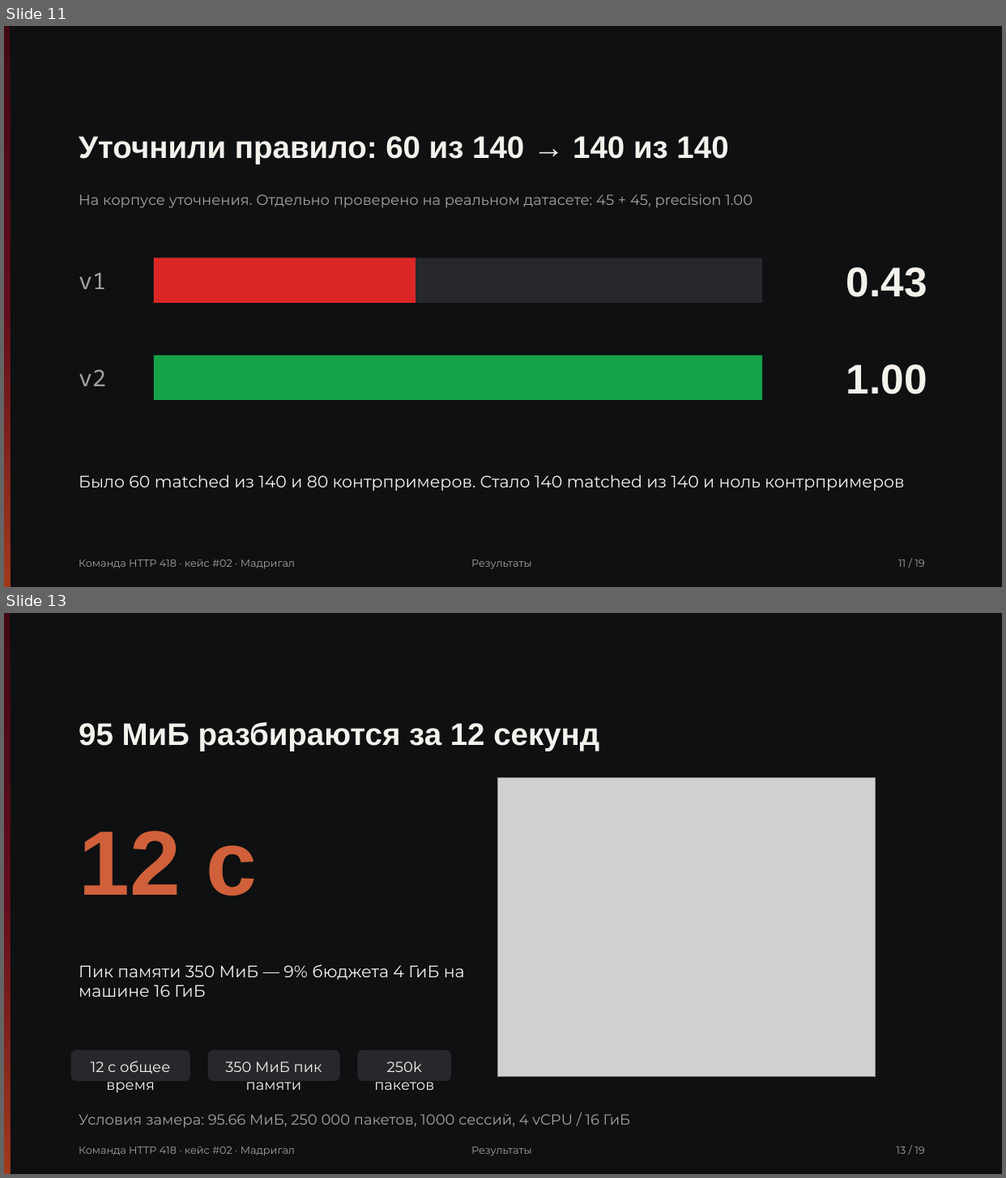
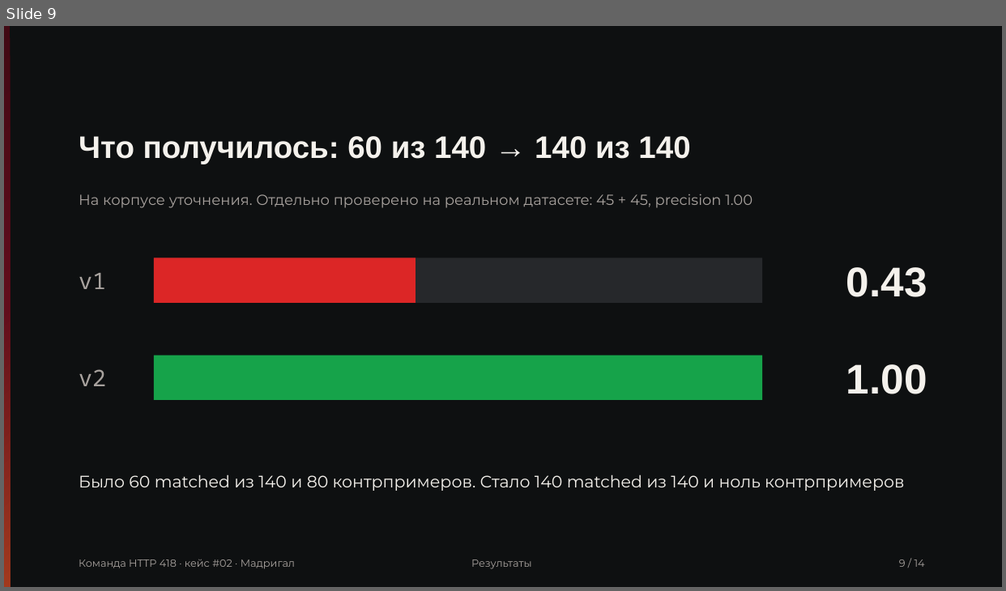
Before and after one commit to Pavel1778/madrigal-protocol-lab, a slide deck: presentation/slides.pptx. Shown one above the other, each under a label of ours: slides 11 and 13 before the commit, slide 9 after it; the slides between them are not shown. The pictures are 1006x1178 and 1006x591 pixels, drawn with LibreOffice and Linux fonts; fonts in the diff are those of the drawing; grey boxes stand for pictures. Boxes give left, top, right and bottom in pixels: in the first picture for what was removed or moved away, otherwise in the second. Text is boxed around its words. In the diff, an @@ line names an element or a change of style, - is before the commit and + after.

```diff
--- a/presentation/slides.pptx
+++ b/presentation/slides.pptx
@@ slide 13 removed at [4,613,1002,1174], background #FFFFFF @@
@@ rectangle removed at [4,613,1002,1174] @@
@@ rectangle removed at [4,613,10,1174] @@
@@ text removed at [79,722,599,751] @@
-95 МиБ разбираются за 12 секунд
@@ picture removed at [498,777,876,1077] @@
@@ text removed at [79,831,257,896] @@
-12 с
@@ text removed at [79,965,465,997] @@
-Пик памяти 350 МиБ — 9% бюджета 4 ГиБ на машине 16 ГиБ
@@ rounded rectangle removed at [71,1051,189,1081] @@
@@ text removed at [91,1061,170,1093] @@
-12 с общее время
@@ rounded rectangle removed at [208,1051,339,1081] @@
@@ text removed at [225,1062,322,1090] @@
-350 МиБ пик памяти
@@ rounded rectangle removed at [358,1051,451,1081] @@
@@ text removed at [374,1061,434,1090] @@
-250k пакетов
@@ text removed at [79,1114,631,1128] @@
-Условия замера: 95.66 МиБ, 250 000 пакетов, 1000 сессий, 4 vCPU / 16 ГиБ
@@ text removed at [79,1147,295,1157] @@
-Команда HTTP 418 · кейс #02 · Мадригал
@@ text removed at [471,1147,532,1157] @@
-Результаты
@@ text removed at [896,1147,924,1154] @@
-13 / 19
@@ what was slide 11 is now slide 9 @@
@@ slide 9 changed as well @@
@@ text at [79,136,690,164]: text changed @@
-Уточнили правило: 60 из 140 → 140 из 140
+Что получилось: 60 из 140 → 140 из 140
@@ text at [899,560,925,567]: text changed @@
-11 / 19
+9 / 14
```
Also in this commit, not shown: 12 other slides changed, 1 slide added, 5 other slides removed, 15 other files.
